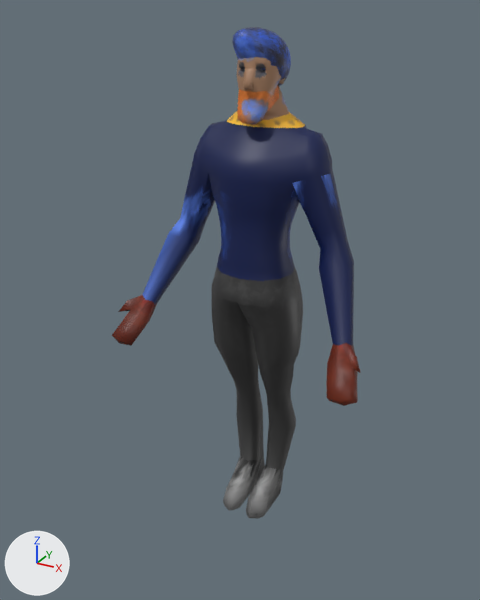
A saved change to the Blender file Modelos/Personagens/Chavi .blend.
The view is the same before and after, from a 50 mm camera at (0.887, -1.72, 1.627) aimed at (-0.046, -0.025, 0.779). The lights are fixed; the arrows at lower left show +X, +Y and +Z.

In view in the first picture: 'Cadaver'.
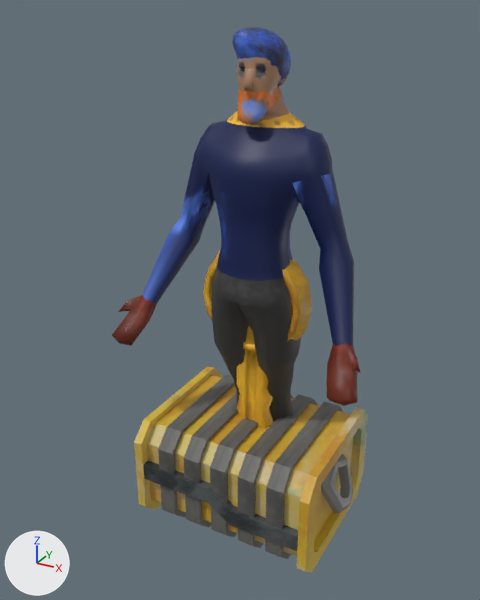
Where the newer file only moved an object's origin or applied its transform, the numbers keep the older frame.

Edits to the bpy script that builds the scene:
```text
Change ob_chavi:
    remove ob_chavi.hide_set(True)
Change ob_cube:
    remove ob_cube.hide_set(True)
```

Pixel boxes [x1, y1, x2, y2] of what changed, in the pictures (480 x 600 px):
'Cube', shown
    after: [134, 366, 368, 573]
'Chavi', shown (brown)
    after: [203, 251, 312, 428]
